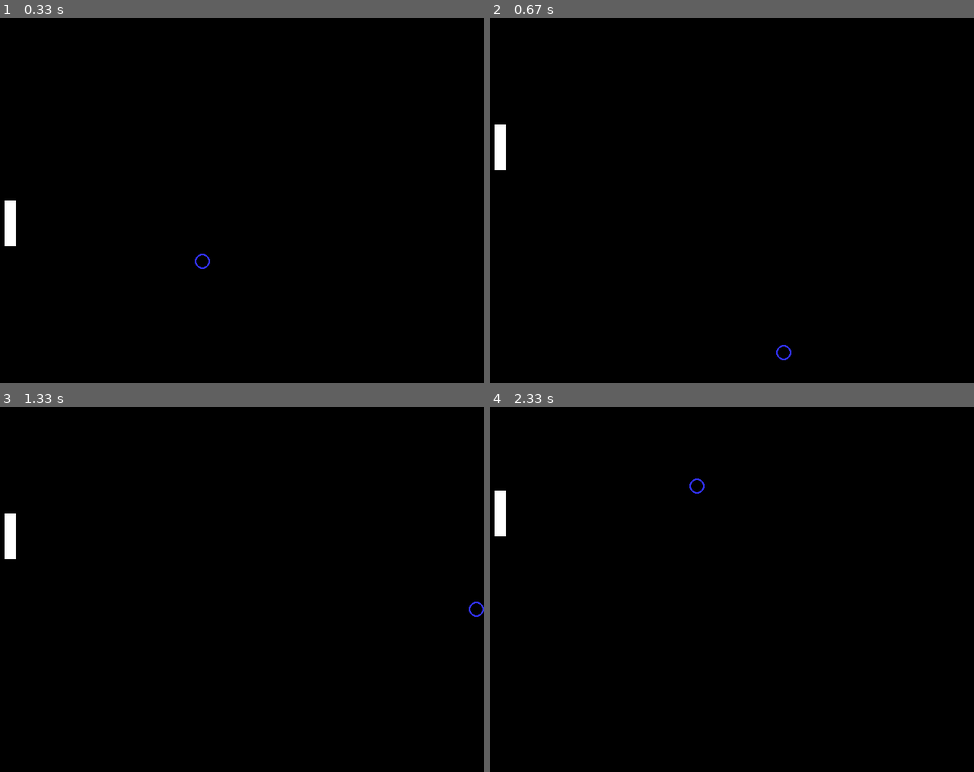
Above: before the commit, frames 1-4 (two rows, left to right).
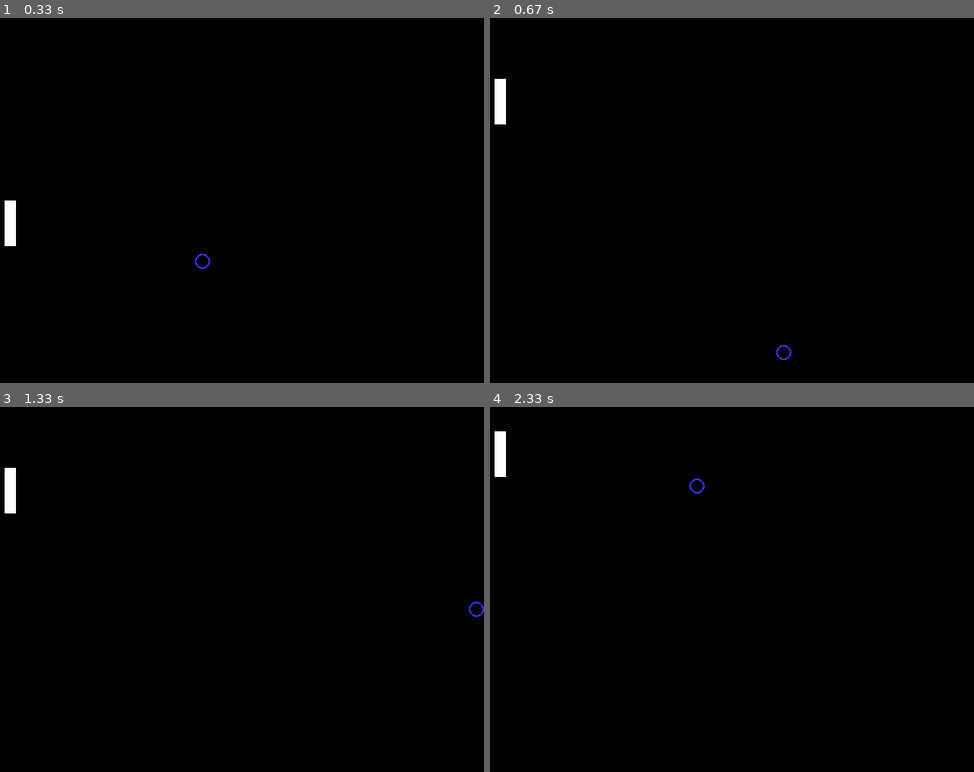
Above: after the commit, the same moments.

Repository: RowleySanchezm/Yr12ComputerScience
Game: pygame game, started from PyGame/pong game.py
The game is run twice, just before and just after one commit, with the same random seed, the same clock (stepped at 60 frames per second) and the same inputs.
Inputs:
- Up to frame 1 (0.33 s): no input
- Up to frame 2 (0.67 s): hold Up from 0.33 s (still down)
- Up to frame 3 (1.33 s): release Up at 0.8 s; hold Down 0.83-1.13 s; hold Up from 1.17 s (still down)
- Up to frame 4 (2.33 s): release Up at 1.53 s; hold Down 1.57-1.93 s; hold Up 1.97-2.27 s; hold Down from 2.3 s (still down)

Frame 1 is identical in both runs. In frame 2, 0.6% of the frame differs, in the area x 0-4%, y 16-42%; in frame 3, 0.6%; in frame 4, 0.6%.

Commit message:
Increase paddle speed

Diff:
--- a/PyGame/pong game.py
+++ b/PyGame/pong game.py
@@ -26,7 +26,7 @@
 game_over = False
 paddle_block_x = 10
 paddle_block_y = size[1]//2
-speed = 5
+speed = 8
 direction = 0
 ball_x_val = 150
 ball_y_val = 200
